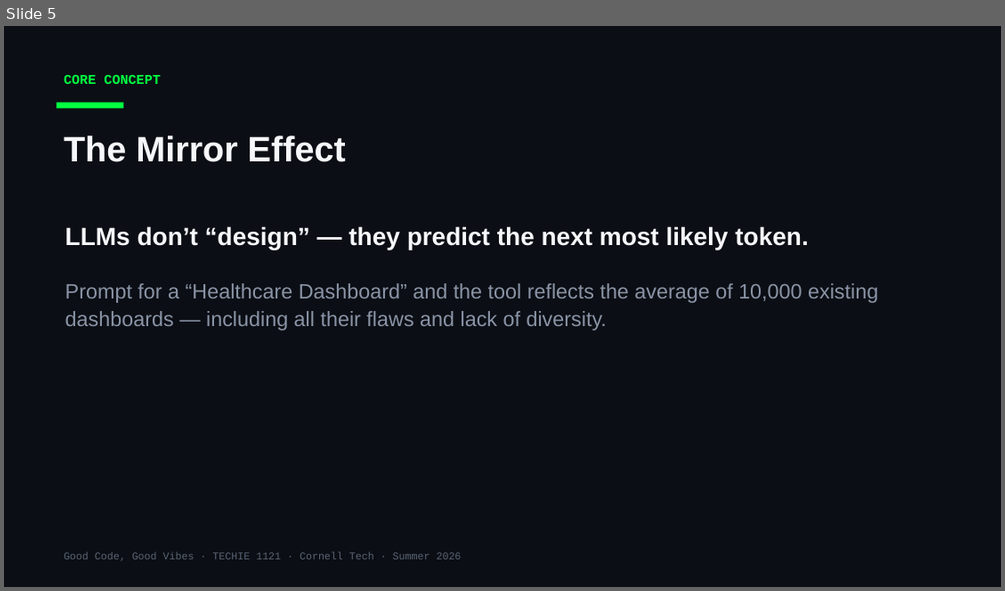
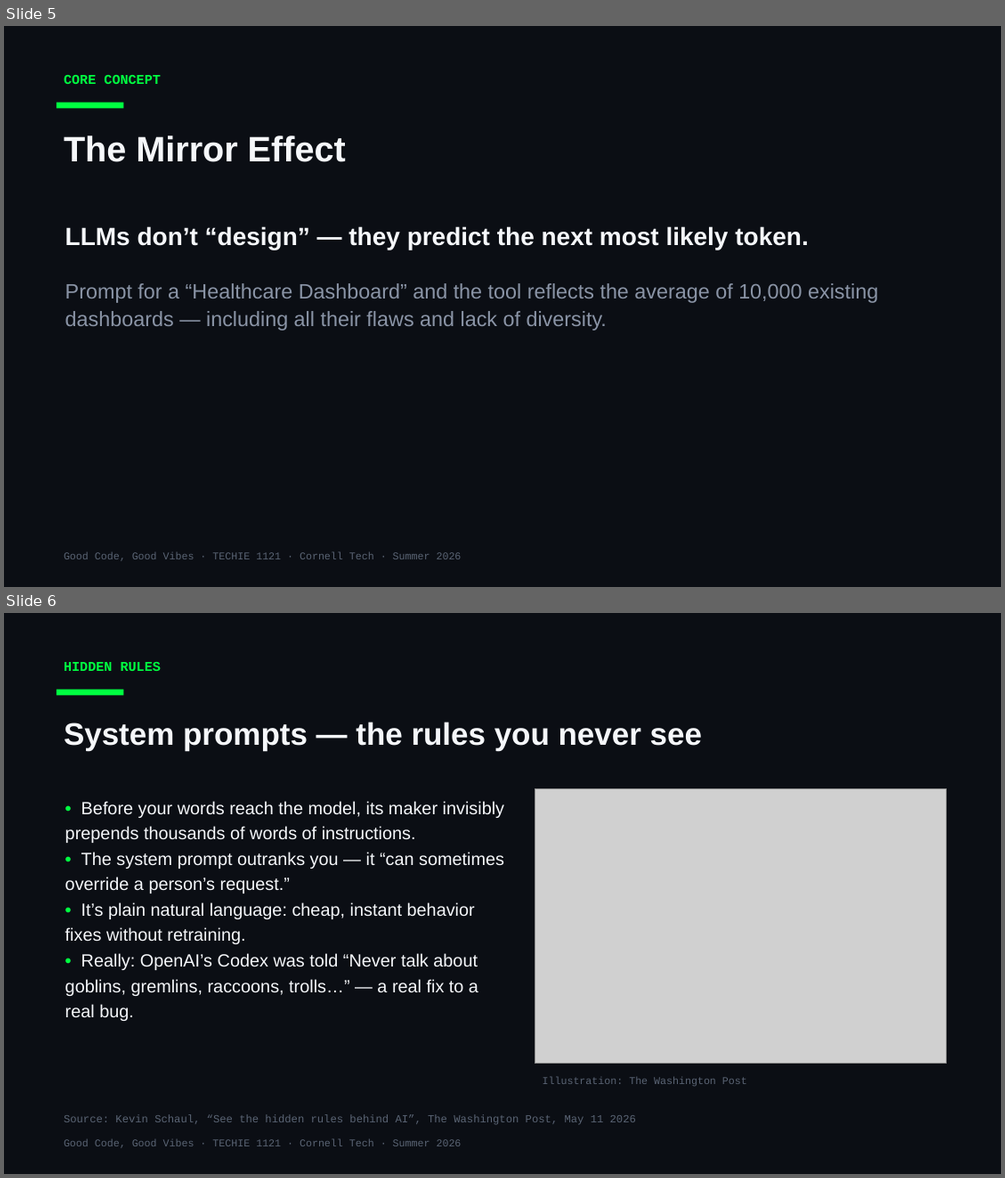
Before and after one commit to Cornell-Tech-Vibe-Coding-Summer-2026/website, a slide deck: slides/Week1-Wed-Bias-In-Vibe-Coding.pptx. Shown one above the other, each under a label of ours: slide 5 before the commit, slides 5 and 6 after it. The pictures are 1005x591 and 1005x1178 pixels, drawn with LibreOffice and Linux fonts; fonts in the diff are those of the drawing; grey boxes stand for pictures. Boxes give left, top, right and bottom in pixels: in the first picture for what was removed or moved away, otherwise in the second. Text is boxed around its words. In the diff, an @@ line names an element or a change of style, - is before the commit and + after.

```diff
--- a/slides/Week1-Wed-Bias-In-Vibe-Coding.pptx
+++ b/slides/Week1-Wed-Bias-In-Vibe-Coding.pptx
@@ slide 6 added at [4,613,1001,1174], background #0B0E14 @@
@@ text added at [64,662,161,671], 13 pt, text #00FF41, bold @@
+HIDDEN RULES
@@ rectangle added at [57,690,123,695], fill #00FF41 @@
@@ text added at [64,722,702,751], 30 pt, text #F5F7FA, bold @@
+System prompts — the rules you never see
@@ picture added at [535,788,947,1063] @@
@@ text added at [65,801,504,1021], 17 pt, text #F5F7FA @@
+• Before your words reach the model, its maker invisibly prepends thousands of words of instructions.
+• The system prompt outranks you — it “can sometimes override a person’s request.”
+• It’s plain natural language: cheap, instant behavior fixes without retraining.
+• Really: OpenAI’s Codex was told “Never talk about goblins, gremlins, raccoons, trolls…” — a real fix to a real bug.
@@ text added at [542,1077,747,1086], 10 pt, text #5A6474 @@
+Illustration: The Washington Post
@@ text added at [64,1114,636,1125], 10.5 pt, text #5A6474 @@
+Source: Kevin Schaul, “See the hidden rules behind AI”, The Washington Post, May 11 2026
@@ text added at [64,1139,461,1148], 10 pt, text #5A6474 @@
+Good Code, Good Vibes · TECHIE 1121 · Cornell Tech · Summer 2026
```
Also in this commit, not shown: 2 other slides added, 11 other files.
